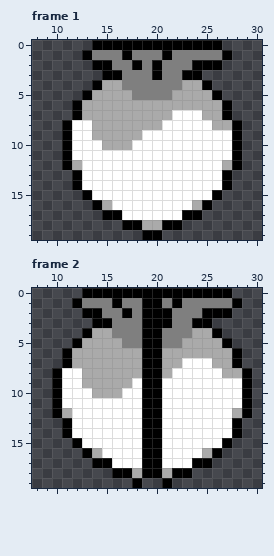
Two versions of one pixel-art file, art/turnip_split.ase. The first picture shows the starting point.
40x20 pixels, 4 frames. Shown: frame 1: x 8..30, y 0..19; frame 2: x 8..30, y 0..19.
Once edited:
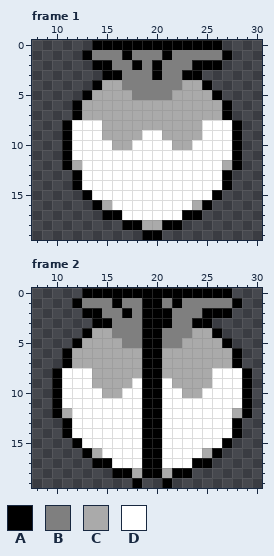
Palette (. is transparent): A #000000  B #7f7f7f  C #aaaaaa  D #ffffff
From old to new:
Changed rows in their new state; - is an unchanged pixel.
Frame 1:
first column x 14:
 7 --------CCC---
 8 D------CCCC-DD
 9 D------CCCC---
10 -D------CC----
Frame 2:
first column x 13:
 7 ----------CCC---
 8 D--------CCCC-DD
 9 D--------CCCC---
10 -D--------CC----
Where, in picture pixels (left, top, right, bottom), the same in both pictures:
changed: (162, 110, 232, 150)
changed: (92, 120, 112, 150)
changed: (172, 358, 242, 398)
changed: (82, 368, 102, 398)
